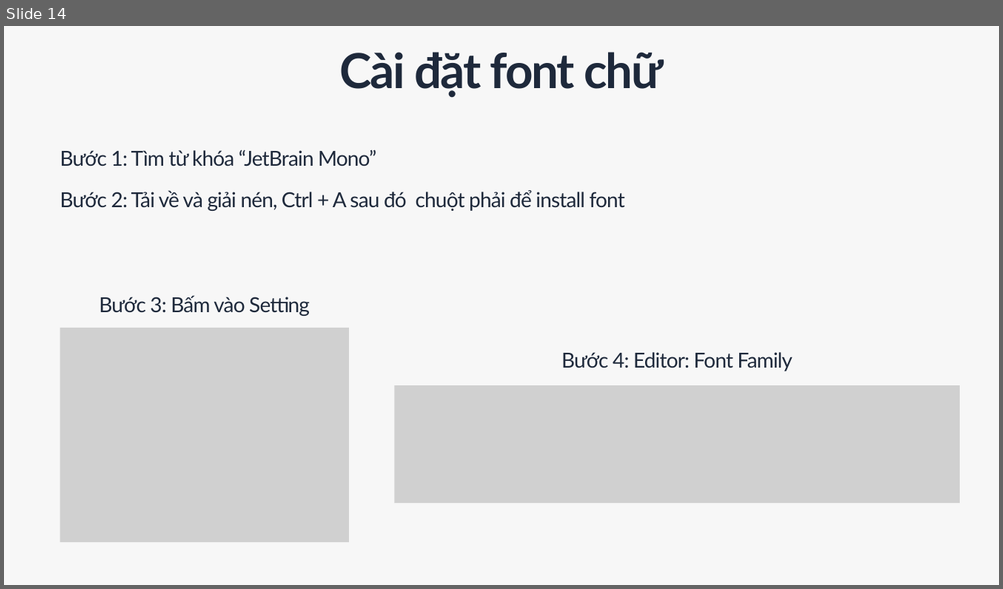
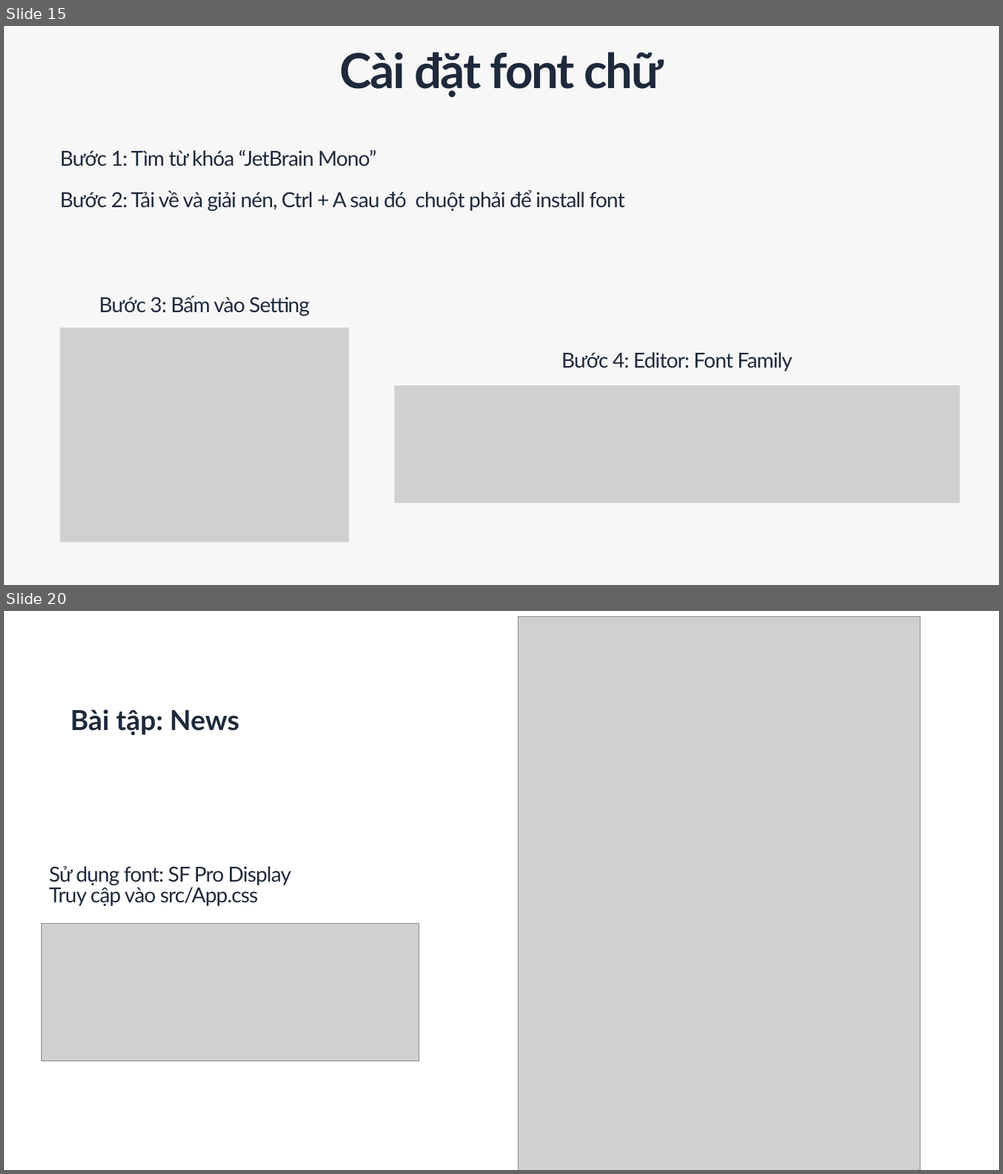
Before and after one commit to trongandev/tai-lieu-day-reactjs-tdsv, a slide deck: giao-an/buoi1/BUỔI 1 TỪ RAZOR VIEW SANG JSX.pptx. Shown one above the other, each under a label of ours: slide 14 before the commit, slides 15 and 20 after it; the slides between them are not shown. The pictures are 1003x589 and 1003x1174 pixels, drawn with LibreOffice and Linux fonts; fonts in the diff are those of the drawing; grey boxes stand for pictures. Boxes give left, top, right and bottom in pixels: in the first picture for what was removed or moved away, otherwise in the second. Text is boxed around its words. In the diff, an @@ line names an element or a change of style, - is before the commit and + after.

```diff
--- a/giao-an/buoi1/BUỔI 1 TỪ RAZOR VIEW SANG JSX.pptx
+++ b/giao-an/buoi1/BUỔI 1 TỪ RAZOR VIEW SANG JSX.pptx
@@ slide 20 added at (x1=4, y1=611, x2=999, y2=1170), background #FFFFFF @@
@@ picture added at (x1=518, y1=616, x2=920, y2=1170) @@
@@ text added at (x1=71, y1=709, x2=239, y2=735), 40 pt, text #1E293B, bold @@
+Bài tập: News
@@ text added at (x1=49, y1=866, x2=291, y2=906), 30 pt, text #1E293B @@
+Sử dụng font: SF Pro Display
+Truy cập vào src/App.css
@@ picture added at (x1=41, y1=924, x2=418, y2=1061) @@
@@ what was slide 14 is now slide 15 @@
```
Also in this commit, not shown: 3 slides changed, 6 other slides added, 2 slides removed, 4 other files.
